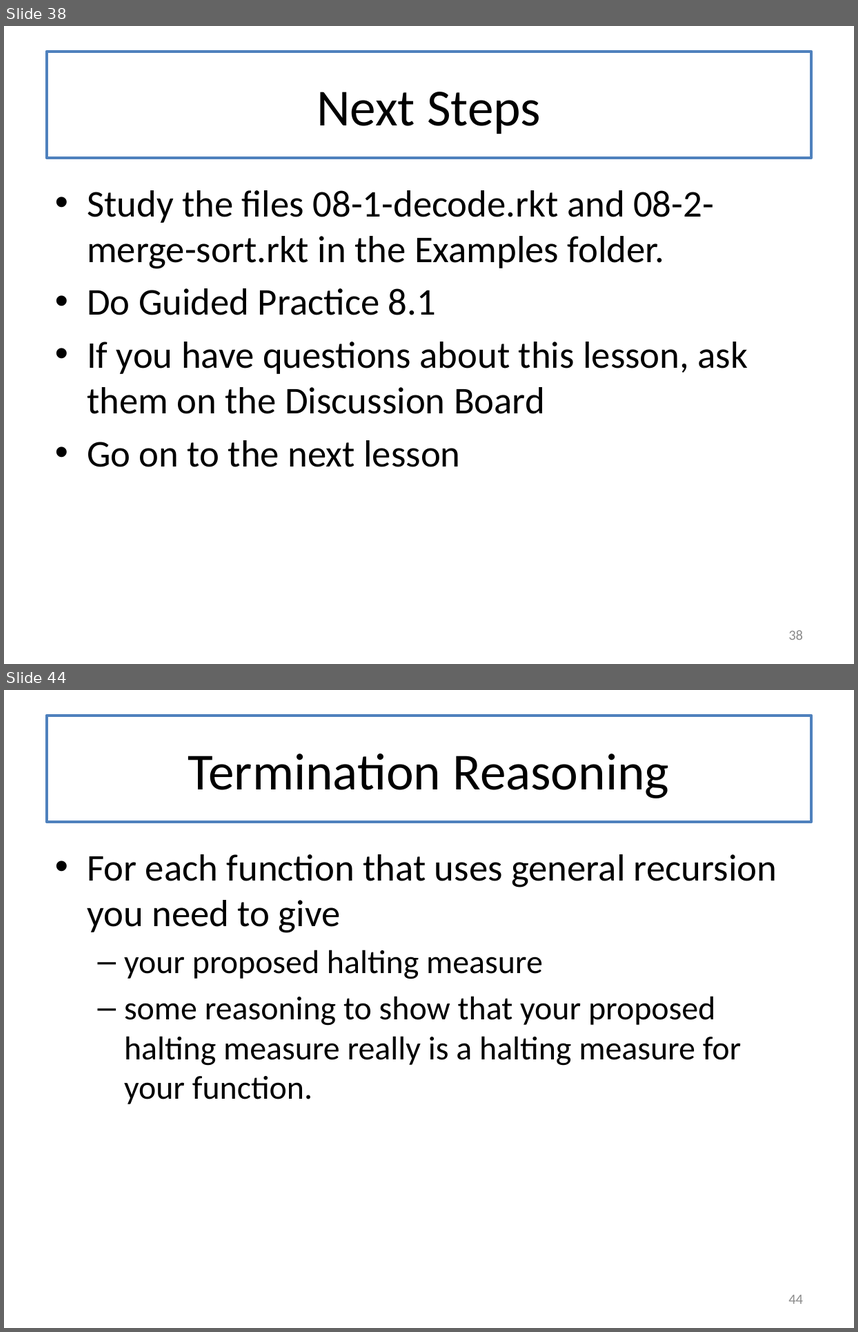
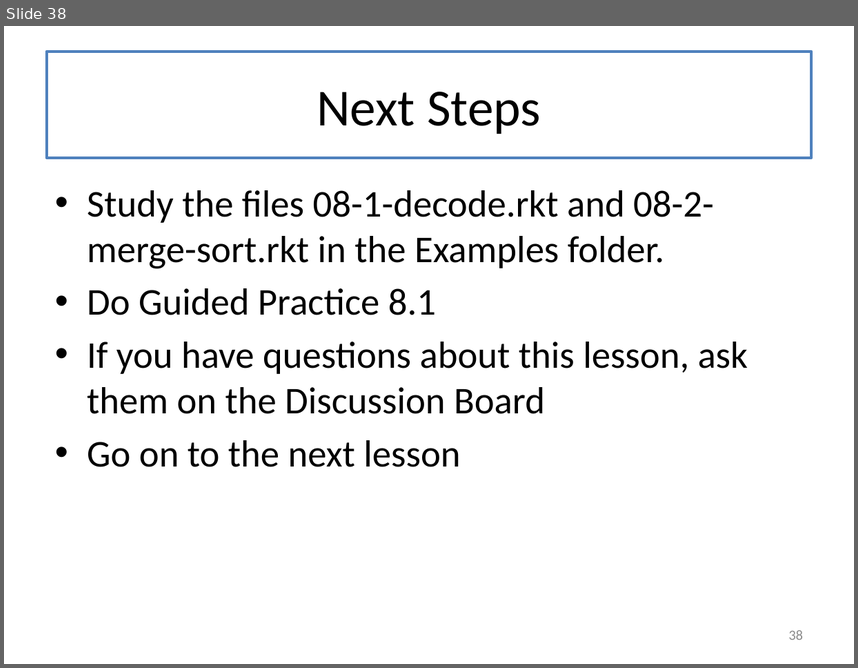
Before and after one commit to mwand/cs5010f17, a slide deck: Slides/Lesson 8.1 General Recursion.pptx. Shown one above the other, each under a label of ours: slides 38 and 44 before the commit, slide 38 after it; the slides between them are not shown. The pictures are 858x1332 and 858x668 pixels, drawn with LibreOffice and Linux fonts; fonts in the diff are those of the drawing. Boxes give left, top, right and bottom in pixels: in the first picture for what was removed or moved away, otherwise in the second. Text is boxed around its words. In the diff, an @@ line names an element or a change of style, - is before the commit and + after.

```diff
--- a/Slides/Lesson 8.1 General Recursion.pptx
+++ b/Slides/Lesson 8.1 General Recursion.pptx
@@ slide 44 removed at (x1=4, y1=690, x2=854, y2=1328), background #FFFFFF @@
@@ title removed at (x1=47, y1=716, x2=811, y2=822) @@
-Termination Reasoning
@@ text removed at (x1=87, y1=854, x2=777, y2=1104) @@
-• For each function that uses general recursion you need to give
-  – your proposed halting measure
-  – some reasoning to show that your proposed halting measure really is a halting measure for your function.
@@ page number removed at (x1=789, y1=1294, x2=803, y2=1303) @@
-44
```
Also in this commit, not shown: 1 slide changed, 24 other slides removed, 2 other files.
